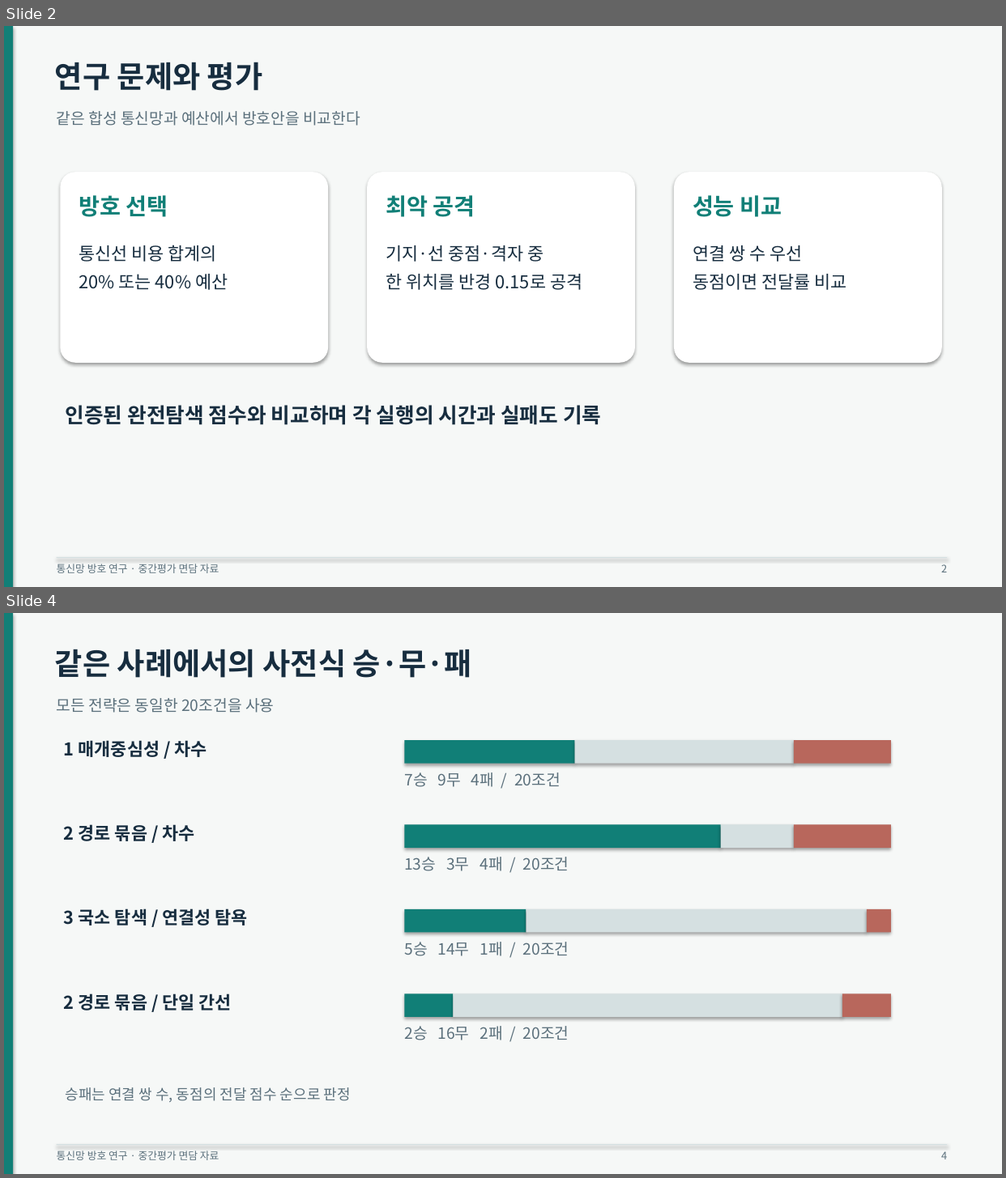
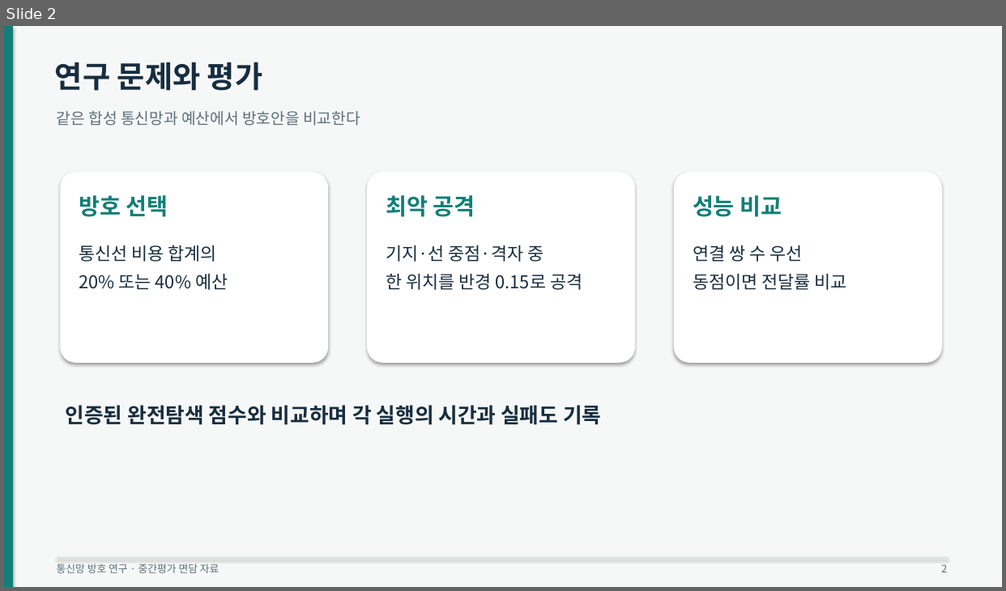
Before and after one commit to d86729/os-project-26-2, a slide deck: presentation/면담자료.pptx. Shown one above the other, each under a label of ours: slides 2 and 4 before the commit, slide 2 after it; the slides between them are not shown. The pictures are 1006x1178 and 1006x591 pixels, drawn with LibreOffice and Linux fonts; fonts in the diff are those of the drawing. Boxes give left, top, right and bottom in pixels: in the first picture for what was removed or moved away, otherwise in the second. Text is boxed around its words. In the diff, an @@ line names an element or a change of style, - is before the commit and + after.

```diff
--- a/presentation/면담자료.pptx
+++ b/presentation/면담자료.pptx
@@ slide 4 removed at <box>4,613,1002,1174</box>, background #F6F8F7 @@
@@ rectangle removed at <box>4,613,13,1174</box> @@
@@ text removed at <box>55,649,472,678</box> @@
-같은 사례에서의 사전식 승·무·패
@@ text removed at <box>57,698,274,713</box> @@
-모든 전략은 동일한 20조건을 사용
@@ text removed at <box>64,740,207,757</box> @@
-1 매개중심성 / 차수
@@ rectangle removed at <box>404,740,574,764</box> @@
@@ rectangle removed at <box>574,740,793,764</box> @@
@@ rectangle removed at <box>794,740,891,764</box> @@
@@ text removed at <box>404,773,560,787</box> @@
-7승 9무 4패 / 20조건
@@ text removed at <box>64,824,195,841</box> @@
-2 경로 묶음 / 차수
@@ rectangle removed at <box>404,825,720,848</box> @@
@@ rectangle removed at <box>720,825,793,848</box> @@
@@ rectangle removed at <box>794,825,891,848</box> @@
@@ text removed at <box>404,857,569,871</box> @@
-13승 3무 4패 / 20조건
@@ text removed at <box>64,909,248,926</box> @@
-3 국소 탐색 / 연결성 탐욕
@@ rectangle removed at <box>404,909,526,933</box> @@
@@ rectangle removed at <box>526,909,867,933</box> @@
@@ rectangle removed at <box>867,909,891,933</box> @@
@@ text removed at <box>404,942,569,956</box> @@
-5승 14무 1패 / 20조건
@@ text removed at <box>64,994,232,1011</box> @@
-2 경로 묶음 / 단일 간선
@@ rectangle removed at <box>404,994,454,1017</box> @@
@@ rectangle removed at <box>454,994,842,1017</box> @@
@@ rectangle removed at <box>842,994,891,1017</box> @@
@@ text removed at <box>404,1026,569,1041</box> @@
-2승 16무 2패 / 20조건
@@ text removed at <box>66,1088,351,1102</box> @@
-승패는 연결 쌍 수, 동점의 전달 점수 순으로 판정
@@ rectangle removed at <box>57,1144,948,1145</box> @@
@@ text removed at <box>57,1151,219,1161</box> @@
-통신망 방호 연구 · 중간평가 면담 자료
@@ text removed at <box>941,1152,947,1160</box> @@
-4
```
Also in this commit, not shown: 4 slides changed, 1 slide added, 13 other files.
